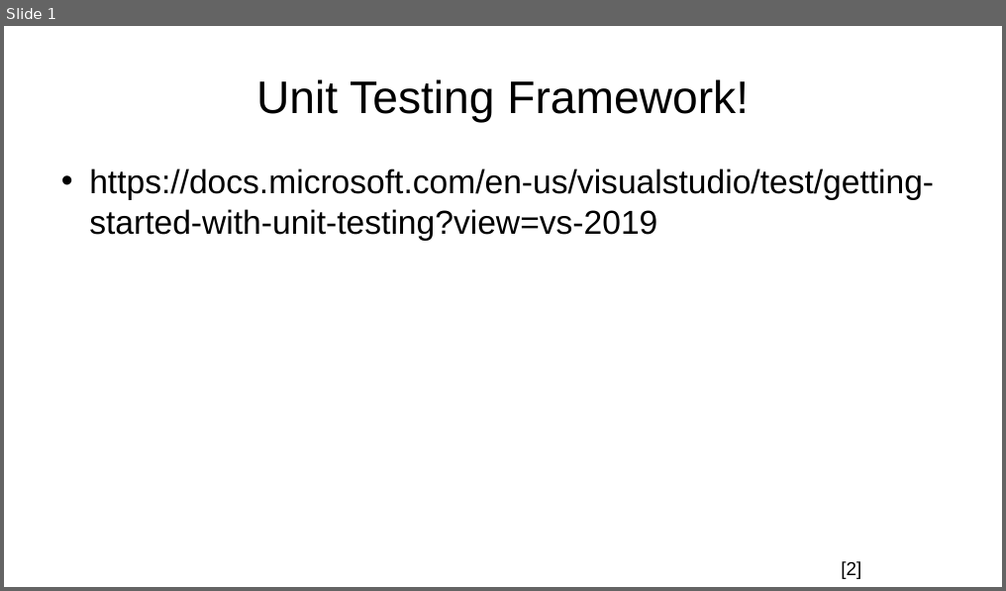
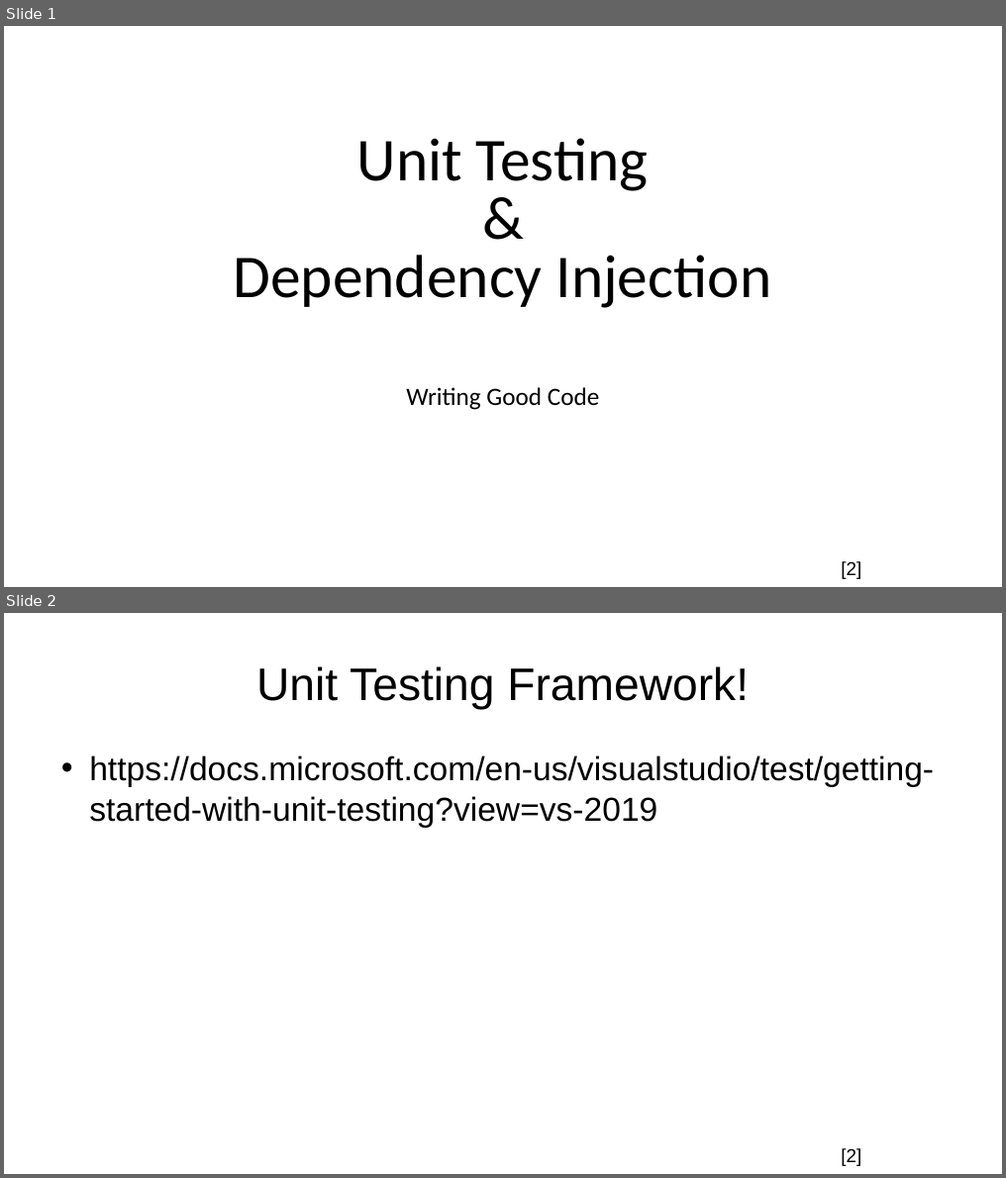
Before and after one commit to nicomp42/UnitTestProject, a slide deck: UnitTestProject.pptx. Shown one above the other, each under a label of ours: slide 1 before the commit, slides 1 and 2 after it. The pictures are 1006x591 and 1006x1178 pixels, drawn with LibreOffice and Linux fonts; fonts in the diff are those of the drawing; background and template pictures are left out. Boxes give left, top, right and bottom in pixels: in the first picture for what was removed or moved away, otherwise in the second. Text is boxed around its words. In the diff, an @@ line names an element or a change of style, - is before the commit and + after.

```diff
--- a/UnitTestProject.pptx
+++ b/UnitTestProject.pptx
@@ slide 1 added at <box>4,26,1002,587</box>, background picture (left out) @@
@@ text added at <box>234,138,772,308</box>, 58.5 pt, text #000000 @@
+Unit Testing
+&
+Dependency Injection
@@ text added at <box>406,387,599,410</box>, 24 pt, text #000000 @@
+Writing Good Code
@@ text added at <box>841,562,861,579</box>, 18 pt, text #000000 @@
+[2]
@@ what was slide 1 is now slide 2 @@
```
Also in this commit, not shown: 6 other slides added, 4 other files.
